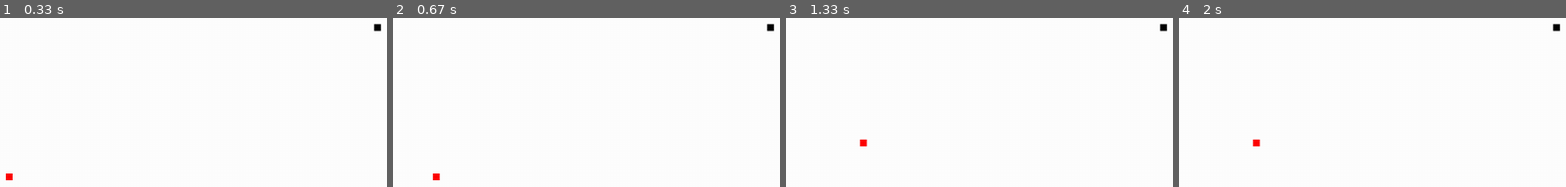
Above: before the commit, frames 1-4 (left to right).
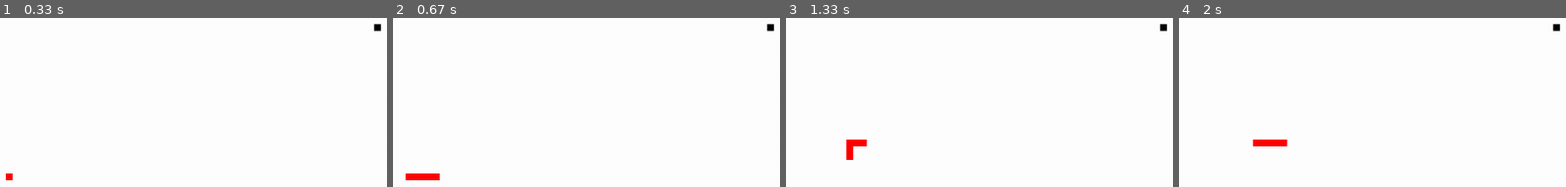
Above: after the commit, the same moments.

Repository: manan-goel-1999/PyGame1
Game: pygame game, started from 5.py
The game is run twice, just before and just after one commit, with the same random seed, the same clock (stepped at 60 frames per second) and the same inputs.
Inputs:
- Up to frame 1 (0.33 s): no input
- Up to frame 2 (0.67 s): hold Right from 0.33 s (still down)
- Up to frame 3 (1.33 s): release Right at 0.8 s; hold Up 0.83-1.13 s; hold Right from 1.17 s (still down)
- Up to frame 4 (2 s): release Right at 1.63 s; hold Left from 1.67 s (still down)

Frame 1 is identical in both runs. In frame 2, 0.3% of the frame differs, in the area x 3-11%, y 92-96%; in frame 3, 0.3%, in the area x 15-20%, y 71-84%; in frame 4, 0.3%.

Commit message:
Major Snake Functionality

Diff:
--- a/5.py
+++ b/5.py
@@ -39,6 +39,10 @@
     snakelegth = 10
     circlex = round(random.randrange(0,displaywidth-blocksize)/20.0)*20
     circley = round(random.randrange(0,displayheight-blocksize)/20.0)*20
+
+    body = []
+    bodlength = 5
+
 
     x_coordinate = displaywidth/2
     x_coordinate_change = 0
@@ -102,20 +106,21 @@
 
         pygame.draw.rect(gameDisplay,black,[circlex,circley,blocksize,blocksize])
 
-        body = []
-
         head = []
         head.append(x_coordinate)
         head.append(y_coordinate)
 
         body.append(head)
+        if len(body) > bodlength:
+            del body[0]
+        #surface,colour,position of top left,width,height
 
         snake(blocksize,body)
-        #surface,colour,position of top left,width,height
 
         if x_coordinate == circlex and y_coordinate == circley:
             circlex = round(random.randrange(0,displaywidth-blocksize)/20.0)*20
             circley = round(random.randrange(0,displayheight-blocksize)/20.0)*20
+            bodlength += 1
             #snakelegth += blocksize
 
         #gameDisplay.fill(red,rect = [x_coordinate,y_coordinate,blocksize,blocksize])
